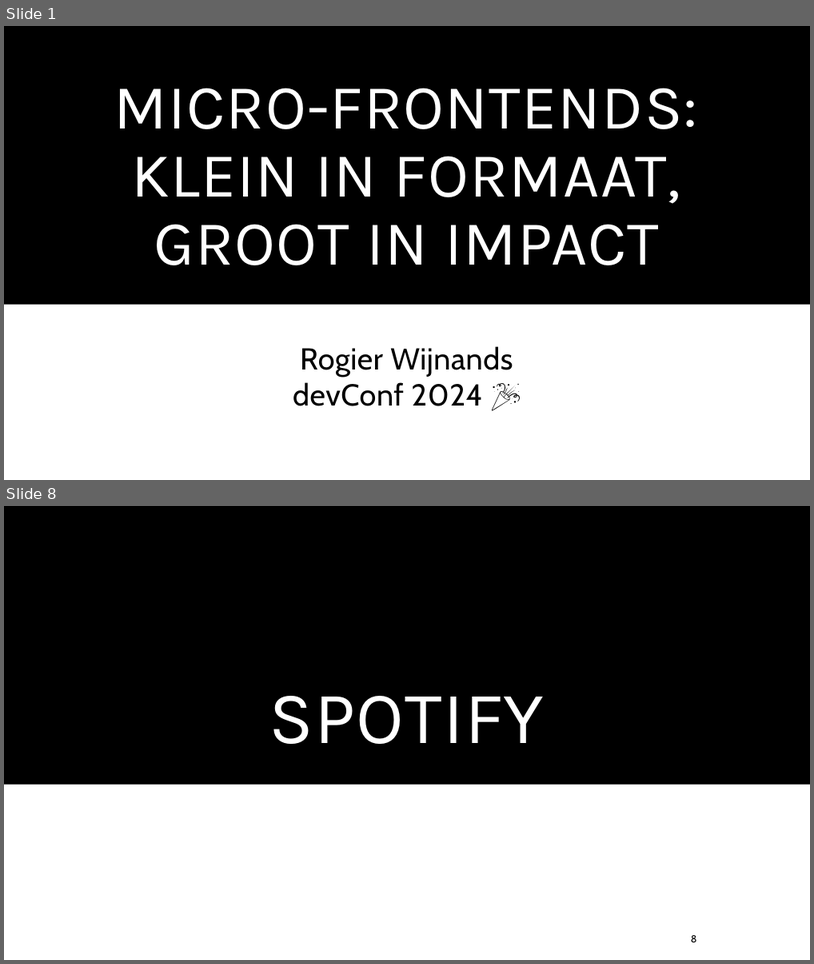
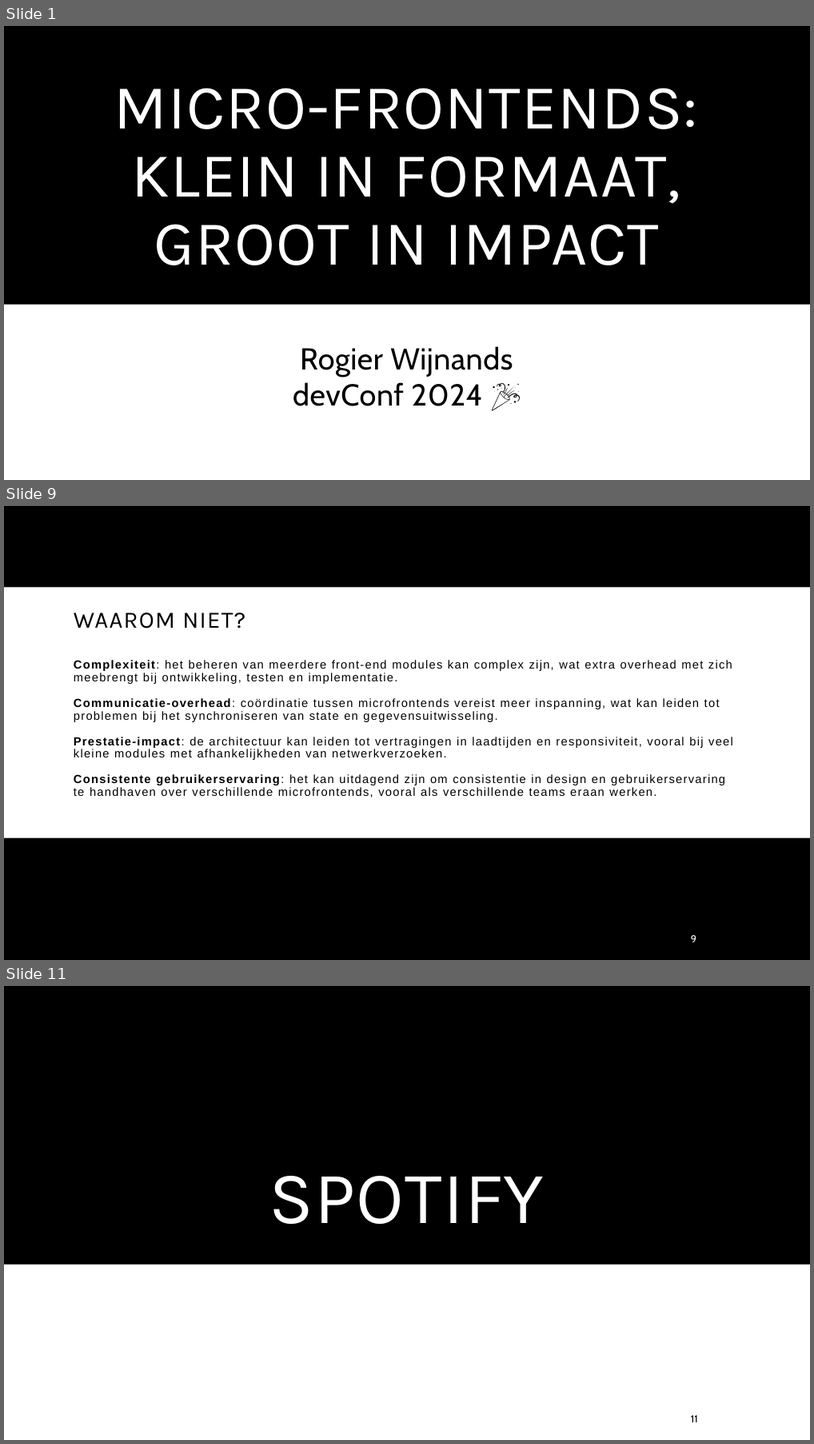
Before and after one commit to RogierWijnands/devConf-2024-mfe, a slide deck: devConf-2024-mfe.pptx. Shown one above the other, each under a label of ours: slides 1 and 8 before the commit, slides 1, 9 and 11 after it; the slides between them are not shown. The pictures are 814x964 and 814x1444 pixels, drawn with LibreOffice and Linux fonts; fonts in the diff are those of the drawing. Boxes give left, top, right and bottom in pixels: in the first picture for what was removed or moved away, otherwise in the second. Text is boxed around its words. In the diff, an @@ line names an element or a change of style, - is before the commit and + after.

```diff
--- a/devConf-2024-mfe.pptx
+++ b/devConf-2024-mfe.pptx
@@ slide 9 added at (4, 506, 810, 960), background #000000 @@
@@ rectangle added at (4, 506, 810, 960), fill #000000 @@
@@ rectangle added at (312, 506, 810, 960), fill #FFFFFF @@
@@ rectangle added at (4, 587, 810, 837), fill #FFFFFF @@
@@ title added at (74, 660, 734, 797), 14 pt, text #000000 @@
+WAAROM NIET?
+Complexiteit: het beheren van meerdere front-end modules kan complex zijn, wat extra overhead met zich meebrengt bij ontwikkeling, testen en implementatie.
+Communicatie-overhead: coördinatie tussen microfrontends vereist meer inspanning, wat kan leiden tot problemen bij het synchroniseren van state en gegevensuitwisseling.
+Prestatie-impact: de architectuur kan leiden tot vertragingen in laadtijden en responsiviteit, vooral bij veel kleine modules met afhankelijkheden van netwerkverzoeken.
+Consistente gebruikerservaring: het kan uitdagend zijn om consistentie in design en gebruikerservaring te handhaven over verschillende microfrontends, vooral als verschillende teams eraan werken.
@@ rectangle added at (4, 784, 810, 960), fill #FFFFFF @@
@@ page number added at (691, 935, 697, 942), 12 pt, text #FFFFFF @@
+9
@@ what was slide 8 is now slide 11 @@
@@ page number at (691, 1415, 698, 1422): text changed @@
-8
+11
```
Also in this commit, not shown: 6 slides changed, 3 other slides added.
